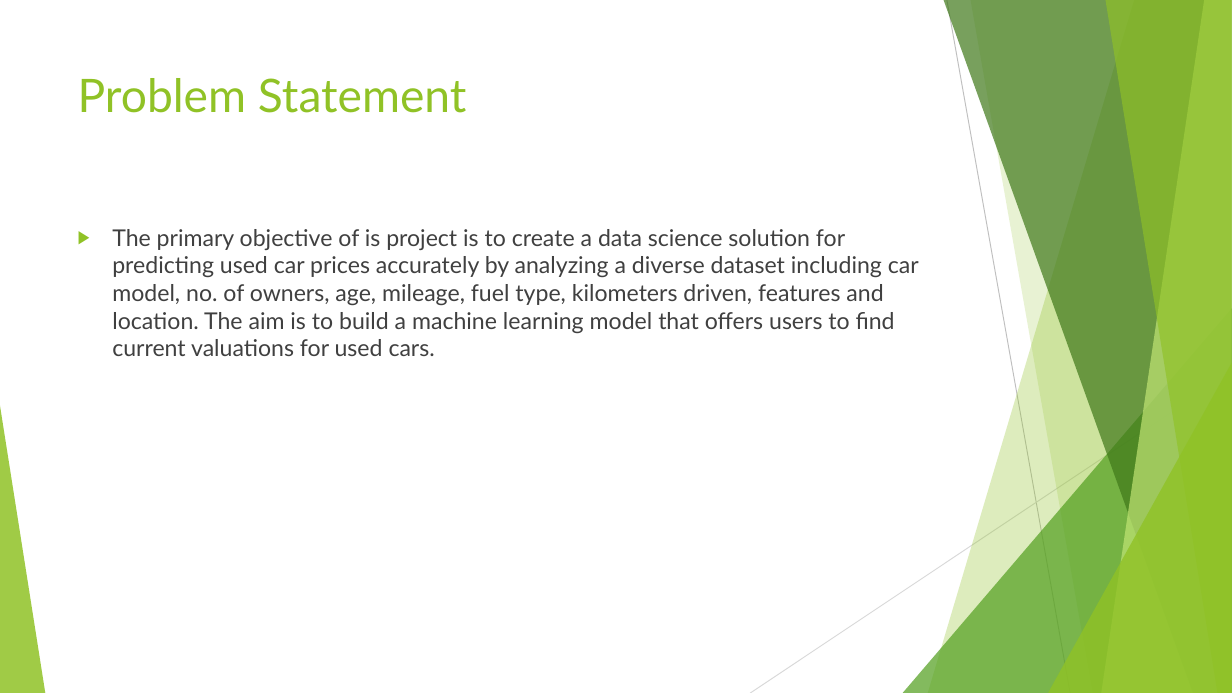
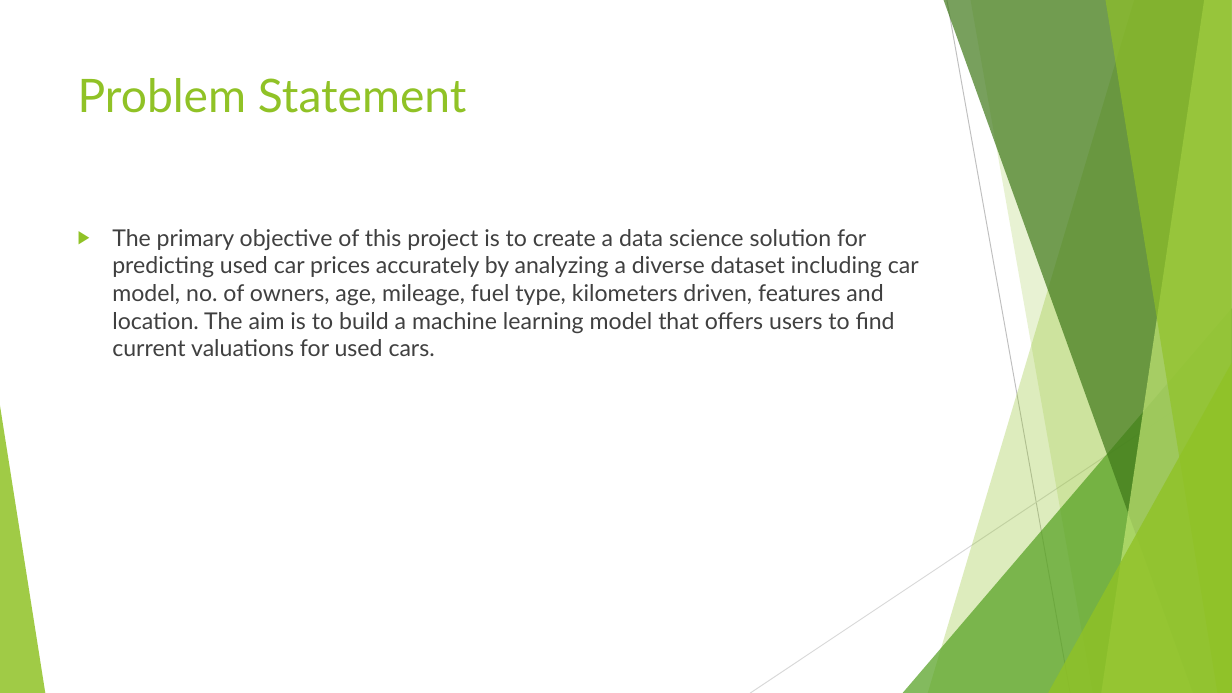
Before and after one commit to svk99/Cardekho_Prediction, a slide deck: slide 2 of Cardekho.pptx. Drawn at 1232x693 pixels with LibreOffice and Linux fonts; fonts in the diff are those of the drawing. Boxes give left, top, right and bottom in pixels: in the first picture for what was removed or moved away, otherwise in the second. Text is boxed around its words. In the diff, an @@ line names an element or a change of style, - is before the commit and + after.

```diff
--- a/Cardekho.pptx
+++ b/Cardekho.pptx
@@ text at <box>112,229,919,356</box>: text changed @@
-▶ The primary objective of is project is to create a data science solution for predicting used car prices accurately by analyzing a diverse dataset including car model, no. of owners, age, mileage, fuel type, kilometers driven, features and location. The aim is to build a machine learning model that offers users to find current valuations for used cars.
+▶ The primary objective of this project is to create a data science solution for predicting used car prices accurately by analyzing a diverse dataset including car model, no. of owners, age, mileage, fuel type, kilometers driven, features and location. The aim is to build a machine learning model that offers users to find current valuations for used cars.
```
